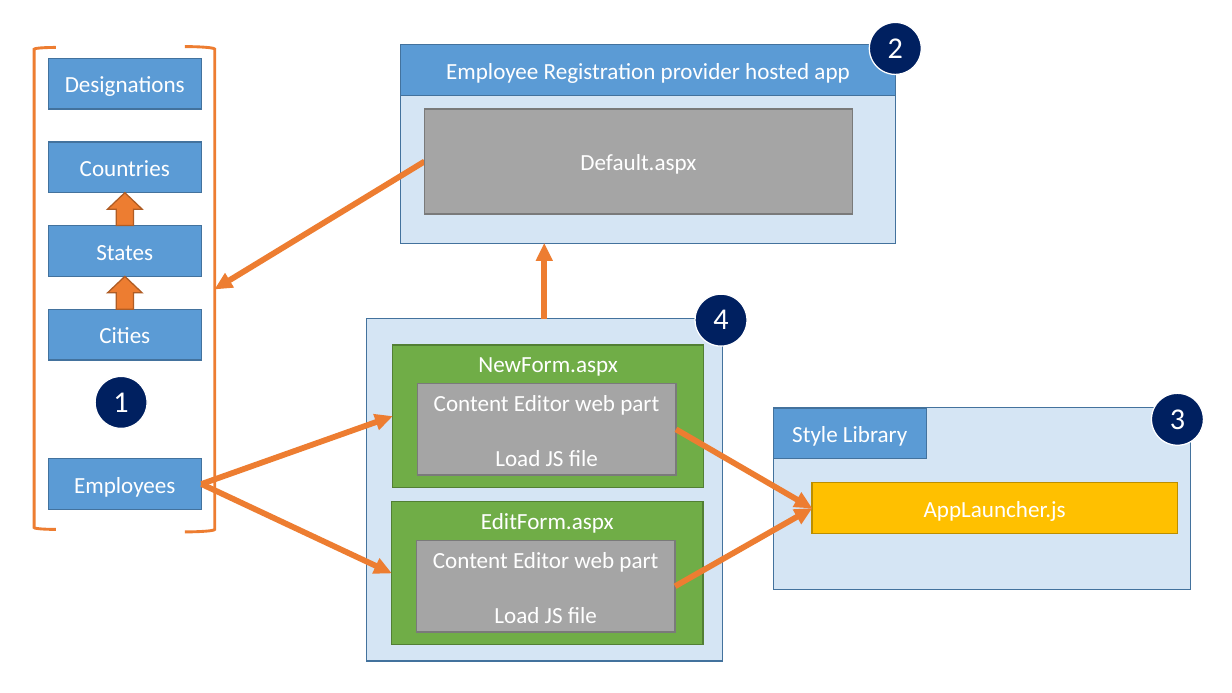
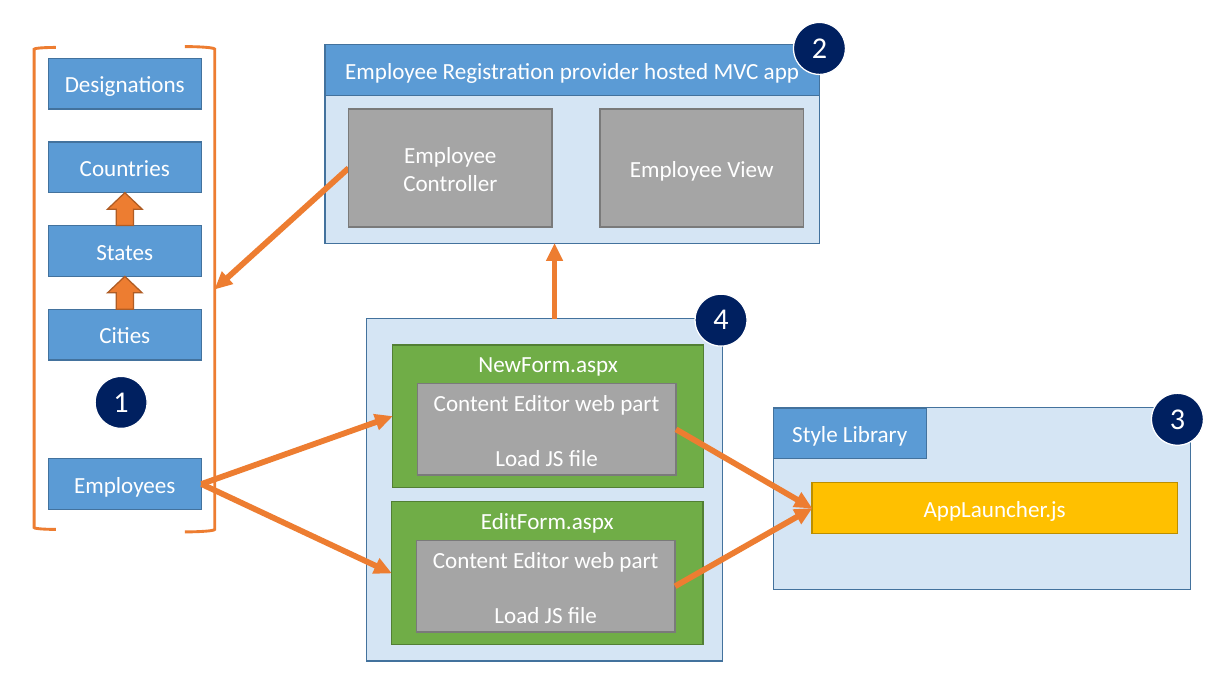
Before and after one commit to pnp/PnP-Transformation, a slide deck: slide 1 of InfoPath/Samples/EmployeeRegistration.MVC/Architecture.pptx. Drawn at 1232x693 pixels with LibreOffice and Linux fonts; fonts in the diff are those of the drawing. Boxes give left, top, right and bottom in pixels: in the first picture for what was removed or moved away, otherwise in the second. Text is boxed around its words. In the diff, an @@ line names an element or a change of style, - is before the commit and + after.

```diff
--- a/InfoPath/Samples/EmployeeRegistration.MVC/Architecture.pptx
+++ b/InfoPath/Samples/EmployeeRegistration.MVC/Architecture.pptx
@@ 2 rectangles, 1 text, 1 ellipse moved together from (x1=401, y1=22, x2=921, y2=244) to (x1=325, y1=22, x2=846, y2=244) @@
@@ text in rectangle at (x1=345, y1=59, x2=799, y2=83): text changed @@
-Employee Registration provider hosted app
+Employee Registration provider hosted MVC app
@@ rectangle "Employee Controller" resized from (x1=424, y1=109, x2=852, y2=214) to (x1=348, y1=109, x2=552, y2=227) @@
@@ rectangle added at (x1=600, y1=109, x2=803, y2=227), fill #A5A5A5, outline #7A7A7A 1 pt, 18 pt, text #FFFFFF @@
+Employee View
@@ text in rectangle at (x1=403, y1=147, x2=497, y2=191): text changed @@
-Default.aspx
+Employee Controller
@@ arrow moved from (424, 162) - (214, 289) to (348, 168) - (214, 289) @@
@@ arrow moved from (544, 319) - (544, 244) to (555, 319) - (555, 244) @@
```
Also in this commit, not shown: 2 other files.
